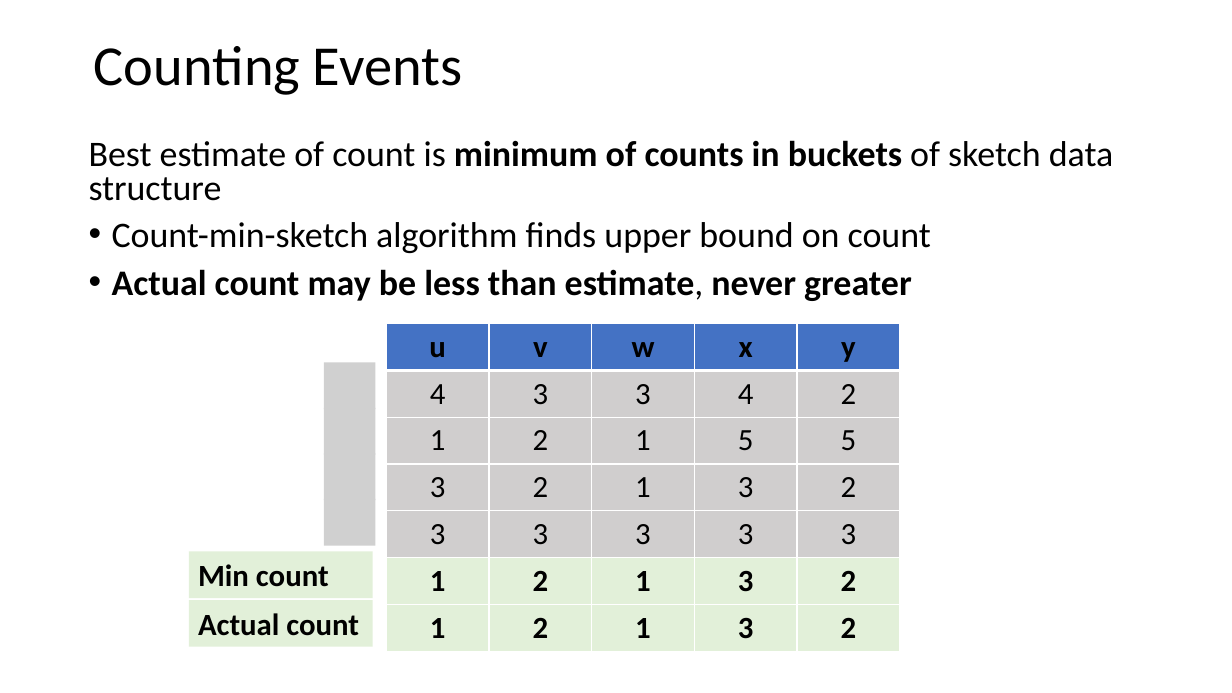
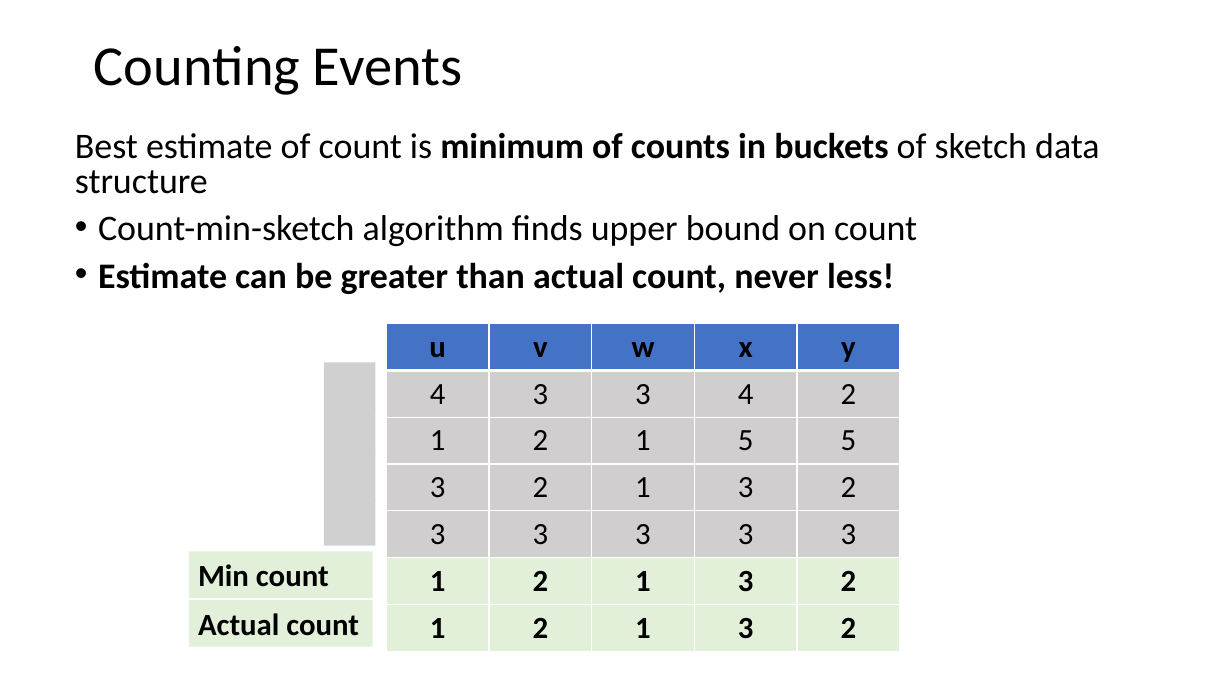
Before and after one commit to jonahneu/CSCI-E-108, a slide deck: slide 76 of slides/3_OnlineAnalytics_Part1.pptx (slide 75 before the commit). Drawn at 1232x693 pixels with LibreOffice and Linux fonts; fonts in the diff are those of the drawing; grey boxes stand for pictures. Boxes give left, top, right and bottom in pixels: in the first picture for what was removed or moved away, otherwise in the second. Text is boxed around its words. In the diff, an @@ line names an element or a change of style, - is before the commit and + after.

```diff
--- a/slides/3_OnlineAnalytics_Part1.pptx
+++ b/slides/3_OnlineAnalytics_Part1.pptx
@@ text "Best estimate of count is ...": place and size @@
-text "Best estimate of count is ..." at box(89, 140, 1114, 301)
+text "Best estimate of count is ..." at box(75, 132, 1100, 294)
@@ text at box(98, 262, 894, 294): text changed @@
-• Actual count may be less than estimate, never greater
+• Estimate can be greater than actual count, never less!
```
Also in this commit, not shown: 7 other slides changed, 1 slide added.
